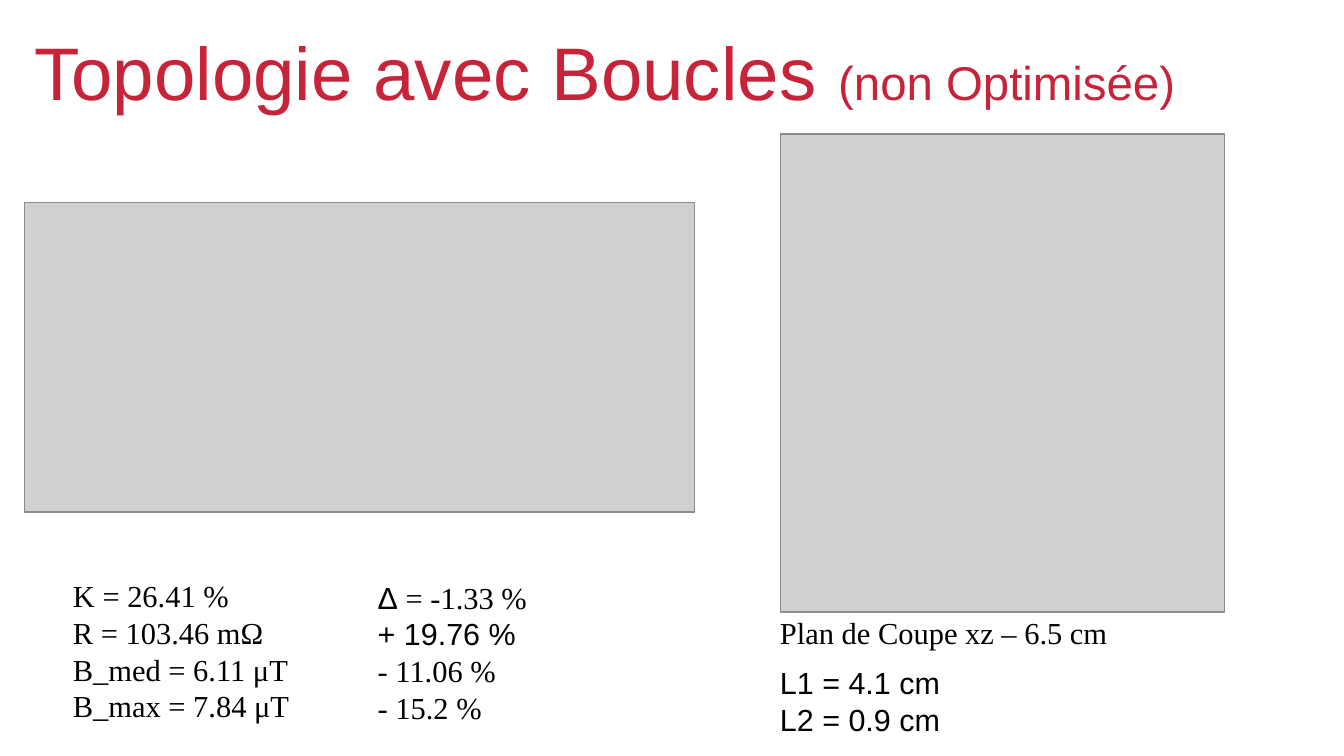
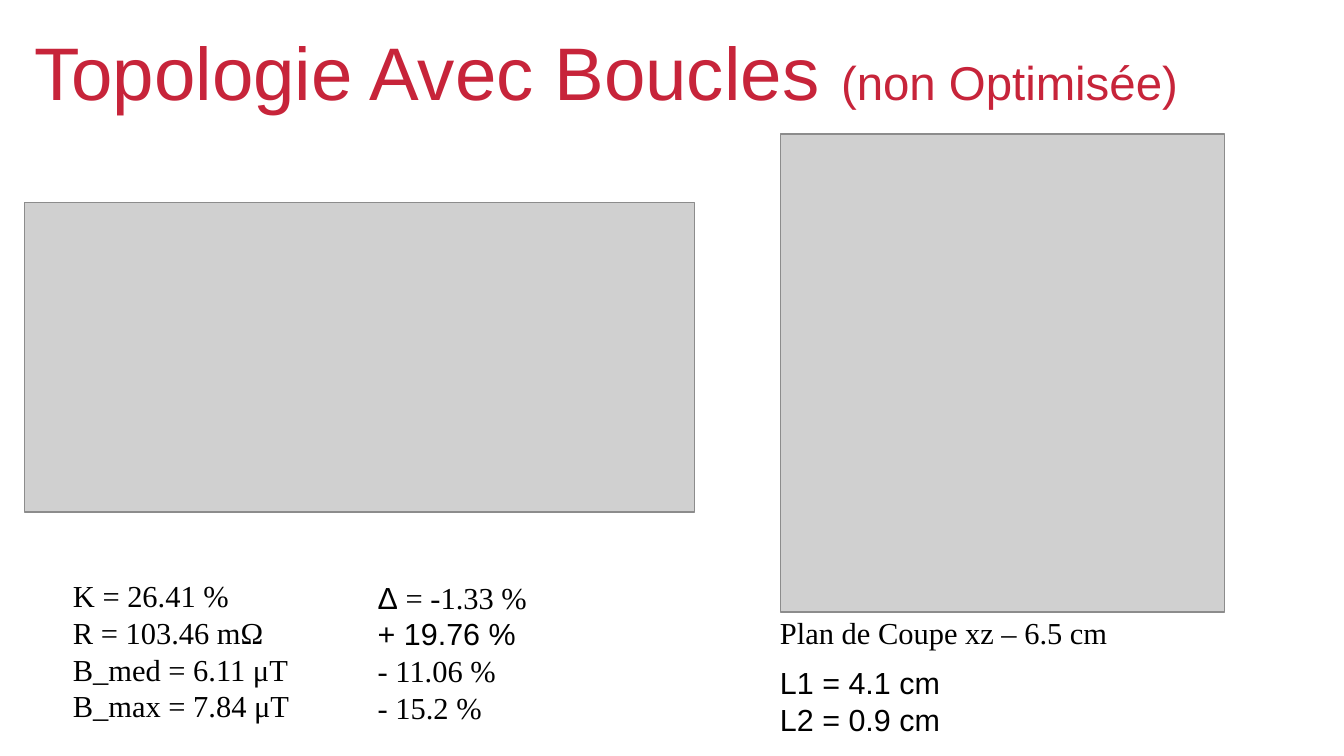
Before and after one commit to viniciustmoraes/COMSOL_simulations, a slide deck: slide 3 of Results/presentationResults.odp. Drawn at 1344x756 pixels with LibreOffice and Linux fonts; fonts in the diff are those of the drawing; grey boxes stand for pictures; background and template pictures are left out. Boxes give left, top, right and bottom in pixels: in the first picture for what was removed or moved away, otherwise in the second. Text is boxed around its words. In the diff, an @@ line names an element or a change of style, - is before the commit and + after.

```diff
--- a/Results/presentationResults.odp
+++ b/Results/presentationResults.odp
@@ title at (34,46,1178,114): text changed @@
-Topologie avec Boucles (non Optimisée)
+Topologie Avec Boucles (non Optimisée)
```
Also in this commit, not shown: 2 other slides changed, 5 slides added, 2 other files.
